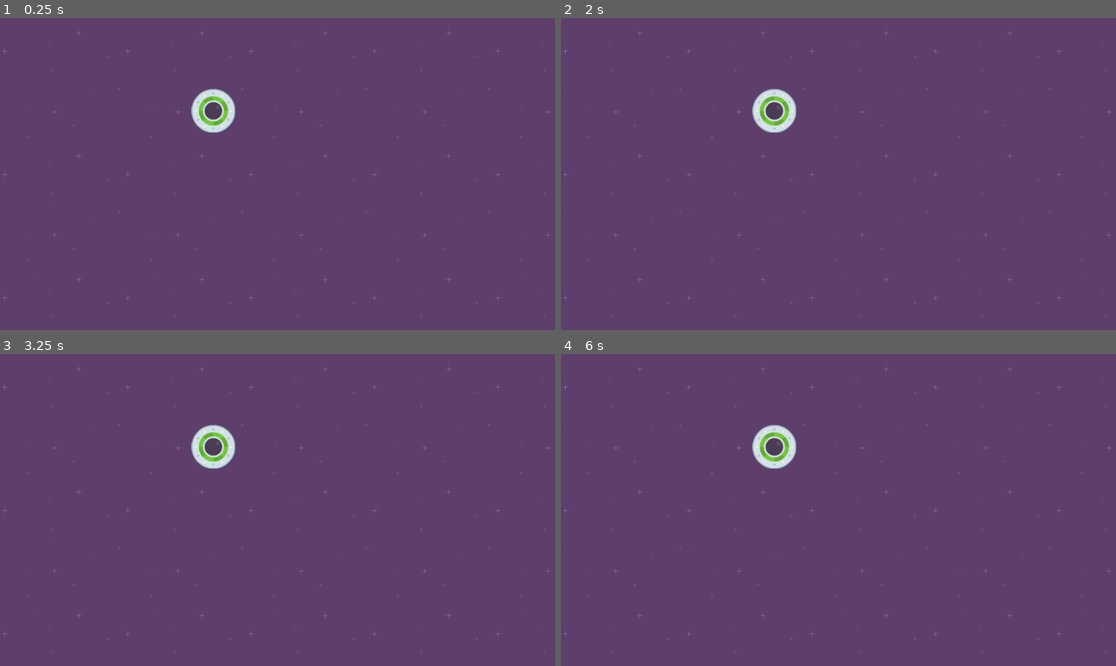
Above: before the commit, frames 1-4 (two rows, left to right).
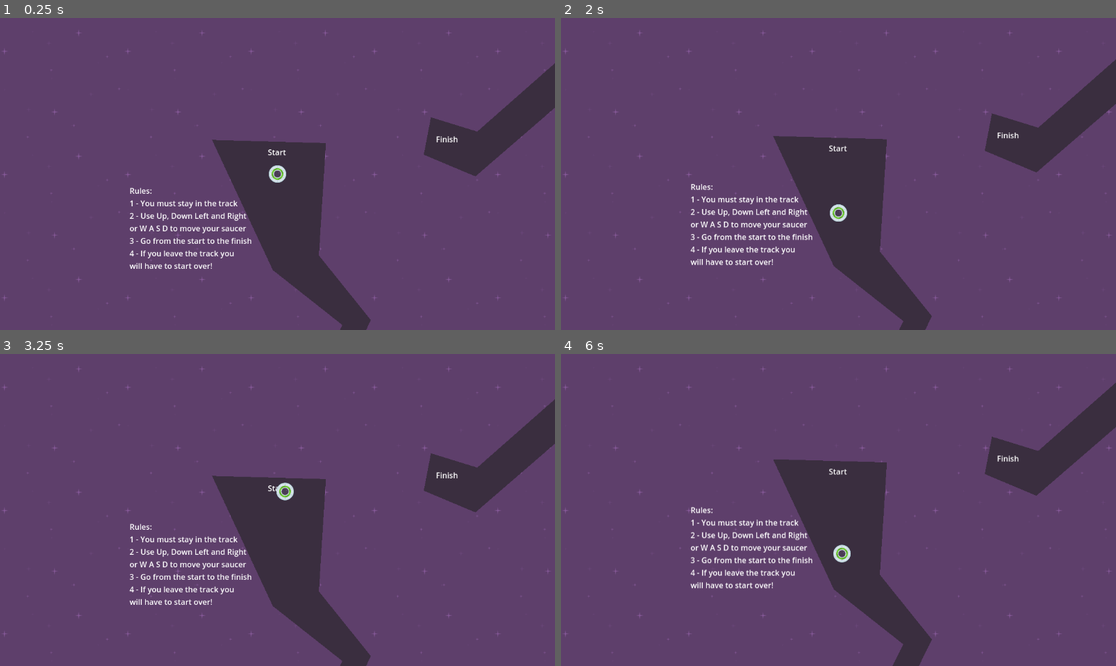
Above: after the commit, the same moments.

Repository: rdockstader/GodotSpeedySaucer
Game: Godot game, scene res://scenes/level_1.tscn
Same seed, same stepped clock (60 frames per second), same inputs: the game is played once before the commit and once after it.
Inputs:
- Up to frame 1 (0.25 s): no input
- Up to frame 2 (2 s): tap Enter at 0.5 s; hold Right (move_right, bound only after the commit) 0.53-1.28 s; hold Down (move_down, bound only after the commit) from 1.28 s (still down)
- Up to frame 3 (3.25 s): release Down (move_down, bound only after the commit) at 2.03 s; hold Right (move_right, bound only after the commit) 2.03-2.78 s; hold W (move_up, bound only after the commit) from 2.78 s (still down)
- Up to frame 4 (6 s): release W (move_up, bound only after the commit) at 3.53 s; hold Left (move_left, bound only after the commit) 3.53-5.03 s; hold Down (move_down, bound only after the commit) 5.03-5.78 s; hold Right (move_right, bound only after the commit) from 5.78 s (still down)

The runs differ from the first frame. In frame 1, 12% of the frame differs, in the area x 23-100%, y 14-100%; in frame 2, 13%; in frame 3, 12%; in frame 4, 13%, in the area x 23-100%, y 9-100%.

Commit message:
finish project

Diff:
--- a/project.godot
+++ b/project.godot
@@ -14,3 +14,30 @@
 run/main_scene="res://scenes/level_1.tscn"
 config/features=PackedStringArray("4.2", "Forward Plus")
 config/icon="res://icon.svg"
+
+[input]
+
+move_right={
+"deadzone": 0.5,
+"events": [Object(InputEventKey,"resource_local_to_scene":false,"resource_name":"","device":-1,"window_id":0,"alt_pressed":false,"shift_pressed":false,"ctrl_pressed":false,"meta_pressed":false,"pressed":false,"keycode":0,"physical_keycode":4194321,"key_label":0,"unicode":0,"echo":false,"script":null)
+, Object(InputEventKey,"resource_local_to_scene":false,"resource_name":"","device":-1,"window_id":0,"alt_pressed":false,"shift_pressed":false,"ctrl_pressed":false,"meta_pressed":false,"pressed":false,"keycode":0,"physical_keycode":68,"key_label":0,"unicode":100,"echo":false,"script":null)
+]
+}
+move_left={
+"deadzone": 0.5,
+"events": [Object(InputEventKey,"resource_local_to_scene":false,"resource_name":"","device":-1,"window_id":0,"alt_pressed":false,"shift_pressed":false,"ctrl_pressed":false,"meta_pressed":false,"pressed":false,"keycode":0,"physical_keycode":4194319,"key_label":0,"unicode":0,"echo":false,"script":null)
+, Object(InputEventKey,"resource_local_to_scene":false,"resource_name":"","device":-1,"window_id":0,"alt_pressed":false,"shift_pressed":false,"ctrl_pressed":false,"meta_pressed":false,"pressed":false,"keycode":0,"physical_keycode":65,"key_label":0,"unicode":97,"echo":false,"script":null)
+]
+}
+move_up={
+"deadzone": 0.5,
+"events": [Object(InputEventKey,"resource_local_to_scene":false,"resource_name":"","device":-1,"window_id":0,"alt_pressed":false,"shift_pressed":false,"ctrl_pressed":false,"meta_pressed":false,"pressed":false,"keycode":0,"physical_keycode":87,"key_label":0,"unicode":119,"echo":false,"script":null)
+, Object(InputEventKey,"resource_local_to_scene":false,"resource_name":"","device":-1,"window_id":0,"alt_pressed":false,"shift_pressed":false,"ctrl_pressed":false,"meta_pressed":false,"pressed":false,"keycode":0,"physical_keycode":4194320,"key_label":0,"unicode":0,"echo":false,"script":null)
+]
+}
+move_down={
+"deadzone": 0.5,
+"events": [Object(InputEventKey,"resource_local_to_scene":false,"resource_name":"","device":-1,"window_id":0,"alt_pressed":false,"shift_pressed":false,"ctrl_pressed":false,"meta_pressed":false,"pressed":false,"keycode":0,"physical_keycode":4194322,"key_label":0,"unicode":0,"echo":false,"script":null)
+, Object(InputEventKey,"resource_local_to_scene":false,"resource_name":"","device":-1,"window_id":0,"alt_pressed":false,"shift_pressed":false,"ctrl_pressed":false,"meta_pressed":false,"pressed":false,"keycode":0,"physical_keycode":83,"key_label":0,"unicode":115,"echo":false,"script":null)
+]
+}
--- a/scenes/level_1.tscn
+++ b/scenes/level_1.tscn
@@ -1,11 +1,17 @@
-[gd_scene load_steps=3 format=3 uid="uid://d3n7xf8dkgqej"]
+[gd_scene load_steps=5 format=3 uid="uid://d3n7xf8dkgqej"]
 
 [ext_resource type="Texture2D" uid="uid://ddq0u7ykekac5" path="res://assets/purple.png" id="1_4elil"]
+[ext_resource type="Script" path="res://scripts/level.gd" id="1_r81u8"]
 [ext_resource type="PackedScene" uid="uid://c4vy88kr61epb" path="res://scenes/player.tscn" id="2_or2iq"]
+[ext_resource type="PackedScene" uid="uid://c3l3tgrbf75ph" path="res://scenes/maze.tscn" id="4_3vfvh"]
 
 [node name="Level1" type="Node2D"]
+script = ExtResource("1_r81u8")
 
-[node name="Background" type="TextureRect" parent="."]
+[node name="CanvasLayer" type="CanvasLayer" parent="."]
+layer = -1
+
+[node name="Background" type="TextureRect" parent="CanvasLayer"]
 z_index = -100
 offset_left = -20.0
 offset_top = -20.0
@@ -17,3 +23,35 @@
 [node name="Player" parent="." instance=ExtResource("2_or2iq")]
 z_index = 5
 position = Vector2(443, 193)
+
+[node name="Maze" parent="." instance=ExtResource("4_3vfvh")]
+position = Vector2(587, 228)
+
+[node name="StartLabel" type="Label" parent="."]
+offset_left = 423.0
+offset_top = 136.0
+offset_right = 463.0
+offset_bottom = 159.0
+text = "Start"
+
+[node name="EndLabel" type="Label" parent="."]
+offset_left = 772.0
+offset_top = 109.0
+offset_right = 818.0
+offset_bottom = 132.0
+text = "Finish"
+
+[node name="TutorialLabel" type="Label" parent="."]
+offset_left = 136.0
+offset_top = 216.0
+offset_right = 390.0
+offset_bottom = 378.0
+text = "Rules:
+1 - You must stay in the track
+2 - Use Up, Down Left and Right
+or W A S D to move your saucer
+3 - Go from the start to the finish
+4 - If you leave the track you
+will have to start over!"
+
+[connection signal="body_exited" from="Maze" to="." method="_on_maze_body_exited"]
--- /dev/null
+++ b/scenes/maze.tscn
@@ -0,0 +1,12 @@
+[gd_scene load_steps=2 format=3 uid="uid://c3l3tgrbf75ph"]
+
+[ext_resource type="Texture2D" uid="uid://cnif6k3wg63es" path="res://assets/darkPurple.png" id="1_kfby3"]
+
+[node name="Maze" type="Area2D"]
+
+[node name="CollisionPolygon2D" type="CollisionPolygon2D" parent="."]
+polygon = PackedVector2Array(-43.5526, -99.1525, -58.1579, 134.068, 49.8684, 268.475, -22.6316, 416.61, 137.105, 624.915, 457.105, 473.729, 517.5, 633.051, 710.395, 723.559, 885.789, 357.627, 649.474, 173.051, 898.026, -0.338983, 632.5, -160.508, 913.684, -369.491, 177.5, -902.542, 51.7105, -573.729, 303.289, -468.136, 501.974, -473.898, 531.842, -259.152, 266.842, -30, 159.605, -75.0847, 174.474, -152.712, 270.526, -123.051, 458.816, -288.814, 452.895, -401.017, 295.132, -391.525, -16.7105, -537.288, 152.895, -1001.19, 1036.45, -356.949, 759.605, -163.22, 1036.45, 17.9661, 757.368, 192.373, 1004.47, 369.83, 722.368, 858.813, 470, 754.237, 413.421, 584.576, 111.974, 714.915, -89.7368, 438.813, -9.3421, 278.644, -153.684, 164.576, -279.868, -105.763)
+
+[node name="Polygon2D" type="Polygon2D" parent="CollisionPolygon2D"]
+texture = ExtResource("1_kfby3")
+polygon = PackedVector2Array(-43.5526, -99.1525, -58.1579, 134.068, 49.8684, 268.475, -22.6316, 416.61, 137.105, 624.915, 457.105, 473.729, 517.5, 633.051, 710.395, 723.559, 885.789, 357.627, 649.474, 173.051, 898.026, -0.338983, 632.5, -160.508, 913.684, -369.491, 177.5, -902.542, 51.7105, -573.729, 303.289, -468.136, 501.974, -473.898, 531.842, -259.152, 266.842, -30, 159.605, -75.0847, 174.474, -152.712, 270.526, -123.051, 458.816, -288.814, 452.895, -401.017, 295.132, -391.525, -16.7105, -537.288, 152.895, -1001.19, 1036.45, -356.949, 759.605, -163.22, 1036.45, 17.9661, 757.368, 192.373, 1004.47, 369.83, 722.368, 858.813, 470, 754.237, 413.421, 584.576, 111.974, 714.915, -89.7368, 438.813, -9.3421, 278.644, -153.684, 164.576, -279.868, -105.763)
--- a/scenes/player.tscn
+++ b/scenes/player.tscn
@@ -1,15 +1,24 @@
-[gd_scene load_steps=3 format=3 uid="uid://c4vy88kr61epb"]
+[gd_scene load_steps=4 format=3 uid="uid://c4vy88kr61epb"]
 
 [ext_resource type="Texture2D" uid="uid://dixrcbjq4xnxb" path="res://assets/ufoGreen.png" id="1_f4lkr"]
+[ext_resource type="Script" path="res://scripts/player.gd" id="1_q072q"]
 
 [sub_resource type="CircleShape2D" id="CircleShape2D_41g3a"]
-radius = 45.0111
+radius = 7.07107
 
 [node name="Player" type="RigidBody2D"]
 gravity_scale = 1.66533e-16
+script = ExtResource("1_q072q")
 
 [node name="Sprite2D" type="Sprite2D" parent="."]
+scale = Vector2(0.4, 0.4)
 texture = ExtResource("1_f4lkr")
 
 [node name="CollisionShape2D" type="CollisionShape2D" parent="."]
 shape = SubResource("CircleShape2D_41g3a")
+
+[node name="Camera2D" type="Camera2D" parent="."]
+position_smoothing_enabled = true
+position_smoothing_speed = 7.0
+drag_horizontal_enabled = true
+drag_vertical_enabled = true
--- /dev/null
+++ b/scripts/level.gd
@@ -0,0 +1,5 @@
+extends Node2D
+
+
+func _on_maze_body_exited(body):
+	get_tree().reload_current_scene()
--- /dev/null
+++ b/scripts/player.gd
@@ -0,0 +1,13 @@
+extends RigidBody2D
+
+const MOVEMENT_FORCE = 400
+
+func _physics_process(delta):
+	if Input.is_action_pressed("move_right"):
+		apply_force(Vector2(MOVEMENT_FORCE, 0))
+	elif Input.is_action_pressed("move_left"):
+		apply_force((Vector2(-MOVEMENT_FORCE, 0)))
+	if Input.is_action_pressed("move_up"):
+		apply_force(Vector2(0, -MOVEMENT_FORCE))
+	elif Input.is_action_pressed("move_down"):
+		apply_force((Vector2(0, MOVEMENT_FORCE)))
